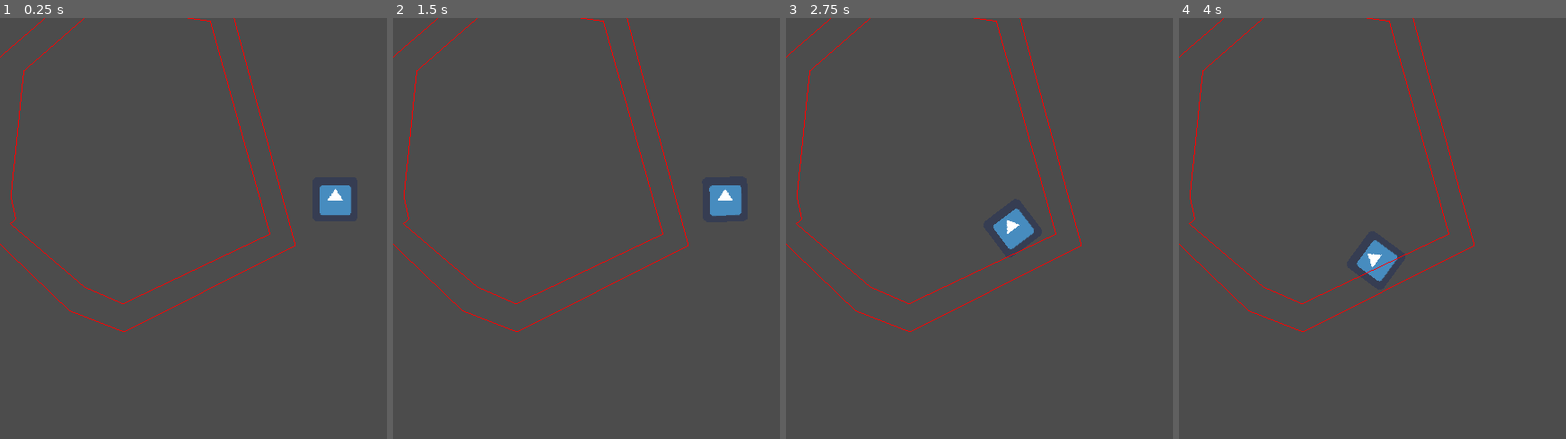
Above: before the commit, frames 1-4 (left to right).
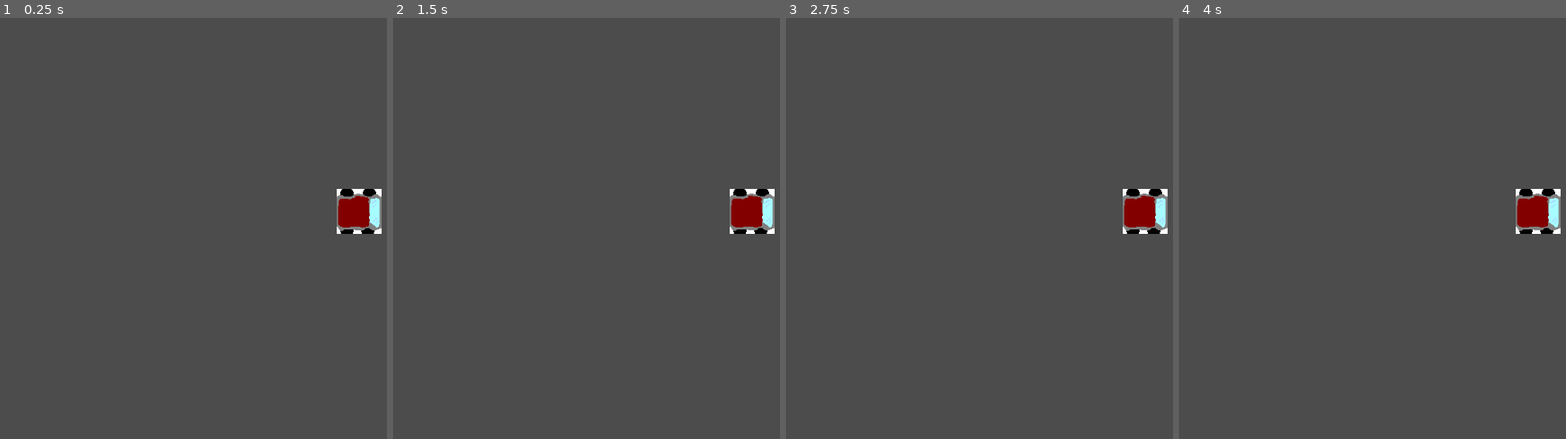
Above: after the commit, the same moments.

Repository: jcnauta/temporally
Game: Godot game, scene res://Spatial.tscn
Two runs of this game, one before a commit and one after it. Both use one fixed random seed, a clock stepped at 60 frames per second and the inputs below. The engine's default icon, where the game draws it, is replaced by a stand-in: a white triangle on a blue panel in a dark square.
Inputs:
- Up to frame 1 (0.25 s): no input
- Up to frame 2 (1.5 s): tap Enter at 0.5 s; hold D (turnRight) 0.53-1.28 s; tap Space at 1.25 s; hold S (back) from 1.28 s (still down)
- Up to frame 3 (2.75 s): release S (back) at 2.03 s; hold D (turnRight) from 2.03 s (still down)
- Up to frame 4 (4 s): release D (turnRight) at 2.78 s; hold W (forward) 2.78-3.53 s; hold A (turnLeft) from 3.53 s (still down)

The runs differ from the first frame. In frame 1, 2.3% of the frame differs, in the area x 0-99%, y 0-75%; in frame 2, 2.3%; in frame 3, 2.5%; in frame 4, 2.5%.
Error after the commit: Parse Error: Too many arguments for "control()" call. Expected at most 0. (res://Car.gd:22)

Commit message:
tweaking physics

Diff:
--- a/Car.gd
+++ b/Car.gd
@@ -1,27 +1,46 @@
-extends KinematicBody2D
+extends RigidBody2D
 
 export (float) var a
-export (float) var maxSpeed
+export (float) var maxGas
 
 export (float) var turnSpeed
 export (float) var maxTurn
 
 
-var speed = 0.0
-var velocity = Vector2()
+var gas = 0.0
 var turning = 0.0
 var alive = true
+var counter = 0
 
 func _ready():
   pass
 
-func control(delta):
+func control():
   pass
 
-func _physics_process(delta):
+func _process(delta):
+  control(delta)
+
+func _integrate_forces(state):
   if not alive:
     return
-  control(delta)
-  rotation_degrees -= turning * speed * delta
-  velocity = Vector2(1.0, 0.0).rotated(rotation) * speed
-  move_and_slide(velocity)
+  var front = Vector2(1.0, 0.0).rotated(rotation)
+  var velocity = get_linear_velocity()
+  var frontSpeed = velocity.dot(front)
+  # longitudinal forces
+  var thrust_force = front * gas
+  var drag_force = -velocity
+  # lateral forces
+  var right = front.tangent()
+  var steering_force = velocity.dot(front) * turning * right
+  var lateral_drag = -100 * velocity.dot(right) * right
+  set_applied_force(thrust_force + drag_force + steering_force + lateral_drag)
+
+  var steering_torque = -50 * turning * (frontSpeed + 0.2 * gas * sign(frontSpeed))
+  var drag_torque = -10000 * get_angular_velocity()
+  print("sto " + str(steering_torque) + ", drat " + str(drag_torque))
+  set_applied_torque(steering_torque + drag_torque)
+  counter += 1
+  if counter % 50 == 0:
+    print ("velocity: " + str(velocity))
+    print ("rotation: " + str(rotation) + ", front: " + str(front) + ", turning: " + str(turning) + ", frontSpeed: " + str(frontSpeed))
--- a/Car.tscn
+++ b/Car.tscn
@@ -1,26 +1,46 @@
-[gd_scene load_steps=3 format=2]
+[gd_scene load_steps=4 format=2]
 
 [ext_resource path="res://Car.gd" type="Script" id=1]
-[ext_resource path="res://icon.png" type="Texture" id=2]
+[ext_resource path="res://player.png" type="Texture" id=2]
 
-[node name="Car" type="KinematicBody2D"]
+[sub_resource type="RectangleShape2D" id=1]
+
+custom_solver_bias = 0.0
+extents = Vector2( 30, 25 )
+
+[node name="Car" type="RigidBody2D"]
 
 input_pickable = false
 collision_layer = 1
 collision_mask = 1
-collision/safe_margin = 0.08
+mode = 0
+mass = 1.0
+friction = 0.5
+bounce = 0.5
+gravity_scale = 1.0
+custom_integrator = false
+continuous_cd = 0
+contacts_reported = 0
+contact_monitor = false
+sleeping = false
+can_sleep = true
+linear_velocity = Vector2( 0, 0 )
+linear_damp = -1.0
+angular_velocity = 0.0
+angular_damp = -1.0
 script = ExtResource( 1 )
 _sections_unfolded = [ "Transform" ]
 a = null
-maxSpeed = null
+maxGas = null
 turnSpeed = null
 maxTurn = null
 
-[node name="Sprite3D" type="Sprite" parent="." index="0"]
+[node name="Sprite" type="Sprite" parent="." index="0"]
 
 texture = ExtResource( 2 )
 _sections_unfolded = [ "Offset" ]
 
 [node name="CollisionShape" type="CollisionShape2D" parent="." index="1"]
 
+shape = SubResource( 1 )
 _sections_unfolded = [ "Transform", "Visibility" ]
--- a/Player.gd
+++ b/Player.gd
@@ -9,9 +9,20 @@
     turning = clamp(turning - turnSpeed * delta, -maxTurn, maxTurn) # set and limit steering wheel rotations
   turning -= 2 * turning * delta
   if Input.is_action_pressed('forward'):
-    speed += a * delta
-    print(speed)
+    gas = gas + a * delta
+  elif Input.is_action_just_released('forward'):
+    gas = min(gas, 0.0)
   if Input.is_action_pressed('back'):
-    speed -= a * delta
-
+    gas = gas - a * delta
+  elif Input.is_action_just_released('back'):
+    gas = max(gas, 0.0)
+  if gas > 0.0:
+    gas -= 0.5 * a * delta
+    if gas < 0:
+      gas = 0
+  elif gas < 0.0:
+    gas += 0.5 * a * delta
+    if gas > 0:
+      gas = 0
+  gas = clamp(gas, -maxGas, maxGas)
 #  velocity.rotated(Vector3(0, 1.0, 0), turning)
--- a/Player.tscn
+++ b/Player.tscn
@@ -6,8 +6,28 @@
 [node name="Player" instance=ExtResource( 1 )]
 
 script = ExtResource( 2 )
-maxTurn = null
 
-[node name="Sprite3D" parent="." index="0"]
+[node name="Camera2D" type="Camera2D" parent="." index="2"]
 
-_sections_unfolded = [ "Offset", "Transform" ]
+anchor_mode = 1
+rotating = false
+current = true
+zoom = Vector2( 1, 1 )
+limit_left = -10000000
+limit_top = -10000000
+limit_right = 10000000
+limit_bottom = 10000000
+limit_smoothed = false
+drag_margin_h_enabled = true
+drag_margin_v_enabled = true
+smoothing_enabled = false
+smoothing_speed = 5.0
+offset_v = 0.0
+offset_h = 0.0
+drag_margin_left = 0.2
+drag_margin_top = 0.2
+drag_margin_right = 0.2
+drag_margin_bottom = 0.2
+editor_draw_screen = true
+editor_draw_limits = false
+editor_draw_drag_margin = false
--- a/Roadie.gd
+++ b/Roadie.gd
@@ -3,7 +3,7 @@
 var Roadside = preload("res://Roadside.gd")
 
 var nWps = 10
-var radius = 200
+var radius = 2000
 var roadSize = 20
 
 
@@ -38,7 +38,6 @@
   var nextPoint
   var border = []
   for wp in range (nWps):
-    print("more border")
     prevPoint = waypoints[(wp + len(waypoints) - 1) % len(waypoints)]
     thisPoint = waypoints[wp % len(waypoints)]
     nextPoint = waypoints[(wp + 1) % len(waypoints)]
@@ -46,7 +45,6 @@
     var toPrev = (prevPoint - thisPoint).normalized()
     # Use cross product to decide which side to pick
     var turn = (-1 * toPrev.x) * toNext.y - (-1 * toPrev.y) * toNext.x
-    print (turn)
     var borderPoint = (toNext + toPrev).normalized() * roadSize
     if side == "right":
       if turn > 0.001:
--- a/Roadside.gd
+++ b/Roadside.gd
@@ -3,11 +3,25 @@
 var waypoints
 
 func _init(waypoints):
-  self.waypoints = waypoints
-  print (waypoints)
+  for idx in range(len(waypoints)):
+    var wp1 = waypoints[idx % len(waypoints)]
+    var wp2 = waypoints[(idx + 1) % len(waypoints)]
+    self.waypoints = waypoints
+    var staticShape = StaticBody2D.new()
+    var collShape = CollisionShape2D.new()
+    var lineSeg = SegmentShape2D.new()
+    var rectSeg = RectangleShape2D.new()
+    lineSeg.a = wp1
+    lineSeg.b = wp2
+    rectSeg.set_extents((wp2 - wp1) / 2)
+    collShape.shape = lineSeg
+#    collShape.position = wp1
+    staticShape.add_child(collShape)
+    staticShape.bounce = 0.5
+    staticShape.friction = 0.5
+    add_child(staticShape)
 
 func _draw():
-  print("draw")
   for idx in range(len(waypoints)):
     var wp1 = waypoints[idx % len(waypoints)]
     var wp2 = waypoints[(idx + 1) % len(waypoints)]
--- a/Spatial.tscn
+++ b/Spatial.tscn
@@ -1,7 +1,13 @@
-[gd_scene load_steps=3 format=2]
+[gd_scene load_steps=4 format=2]
 
-[ext_resource path="res://Player.tscn" type="PackedScene" id=1]
-[ext_resource path="res://Roadie.gd" type="Script" id=2]
+[ext_resource path="res://Roadie.gd" type="Script" id=1]
+[ext_resource path="res://Player.tscn" type="PackedScene" id=2]
+
+[sub_resource type="SegmentShape2D" id=1]
+
+custom_solver_bias = 0.0
+a = Vector2( 0, 0 )
+b = Vector2( 0, 10 )
 
 [node name="Spatial" type="Node2D" index="0"]
 
@@ -11,14 +17,28 @@
 
 sort_enabled = true
 
-[node name="Player" parent="." index="1" instance=ExtResource( 1 )]
+[node name="Roadie" type="Node2D" parent="." index="1"]
 
-position = Vector2( 477.777, 258.368 )
-a = 200.0
-maxSpeed = 100.0
-turnSpeed = 1.0
-maxTurn = 1.0
+script = ExtResource( 1 )
 
-[node name="Roadie" type="Node2D" parent="." index="2"]
+[node name="Area2D" type="StaticBody2D" parent="." index="2"]
 
-script = ExtResource( 2 )
+input_pickable = false
+collision_layer = 1
+collision_mask = 1
+constant_linear_velocity = Vector2( 0, 0 )
+constant_angular_velocity = 0.0
+friction = 0.0
+bounce = 0.0
+
+[node name="CollisionShape2D" type="CollisionShape2D" parent="Area2D" index="0"]
+
+shape = SubResource( 1 )
+
+[node name="Player" parent="." index="3" instance=ExtResource( 2 )]
+
+friction = 0.0
+a = 1000.0
+maxGas = 1000.0
+turnSpeed = 3.0
+maxTurn = 1.5
--- a/project.godot
+++ b/project.godot
@@ -13,10 +13,6 @@
 config/name="Temporally"
 run/main_scene="res://Spatial.tscn"
 config/icon="res://icon.png"
-
-[debug]
-
-settings/stdout/print_fps=true
 
 [display]
 
@@ -34,6 +30,11 @@
 back=[ Object(InputEventKey,"resource_local_to_scene":false,"resource_name":"","device":0,"alt":false,"shift":false,"control":false,"meta":false,"command":false,"pressed":false,"scancode":83,"unicode":0,"echo":false,"script":null)
  ]
 
+[physics]
+
+2d/default_gravity=0
+2d/default_gravity_vector=Vector2( 0, 0 )
+
 [rendering]
 
 quality/intended_usage/framebuffer_allocation=0
